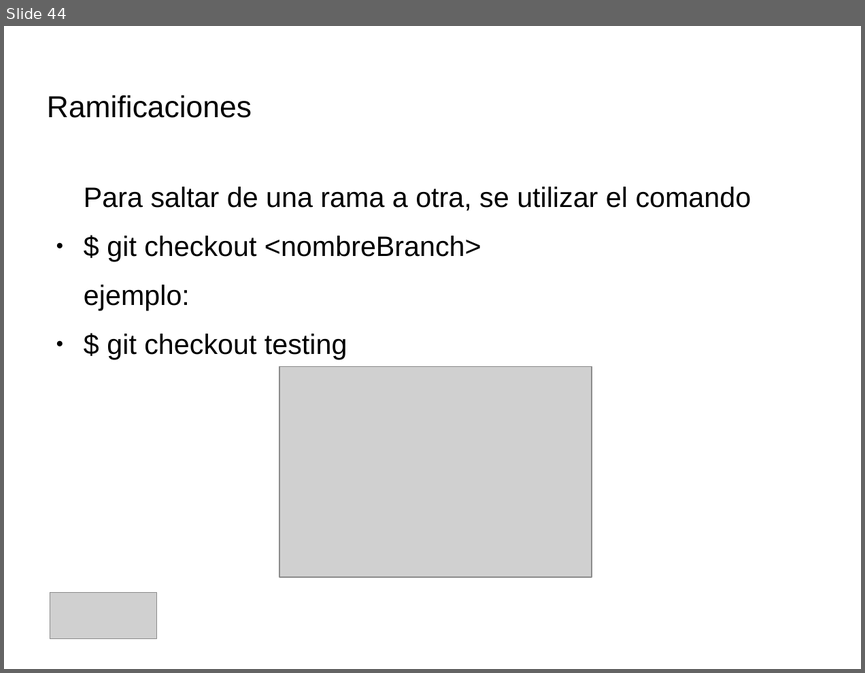
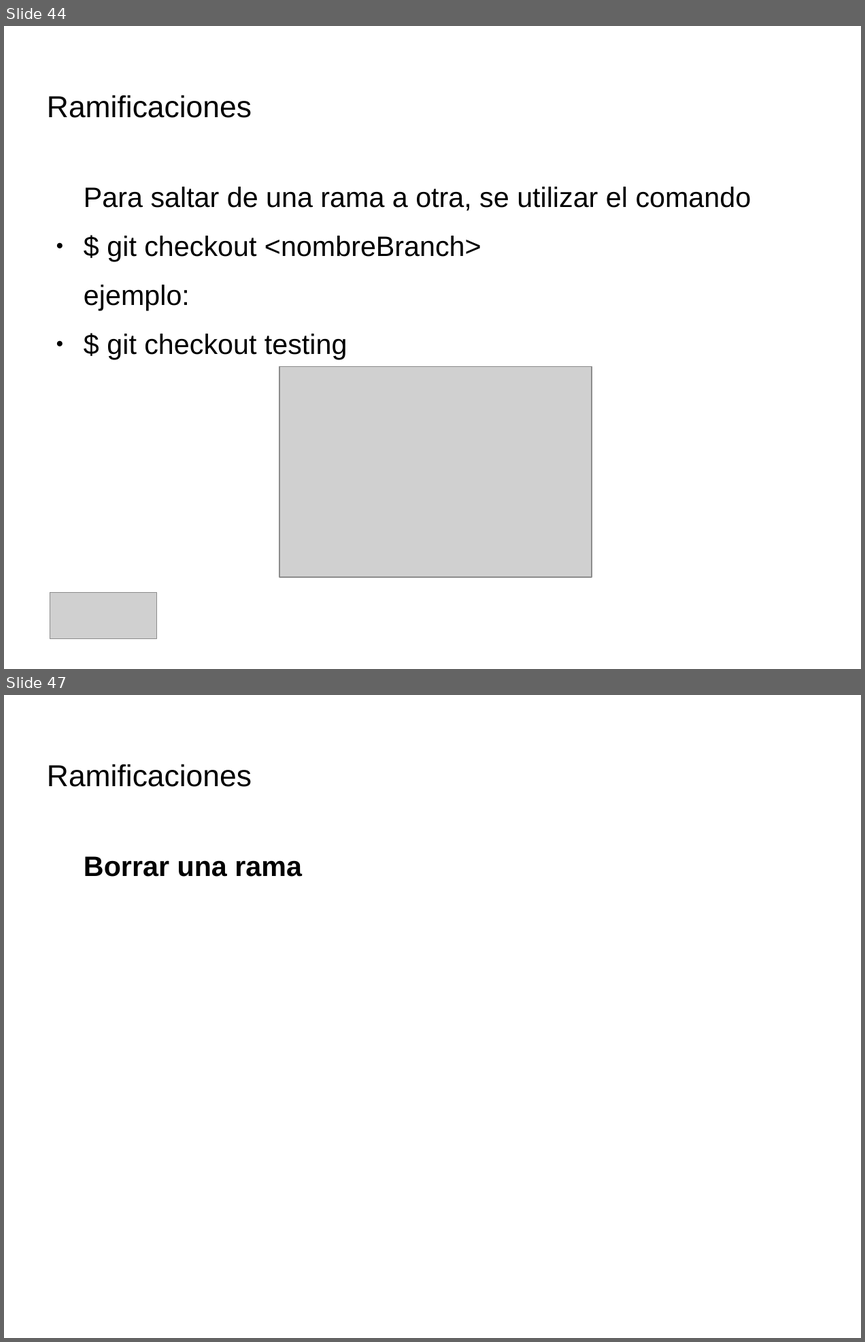
Before and after one commit to IllanPedro/Hardware, a slide deck: CursoGIT,GITHUB,SOURCETREE/Precentacion_Git.odp. Shown one above the other, each under a label of ours: slide 44 before the commit, slides 44 and 47 after it; the slides between them are not shown. The pictures are 865x673 and 865x1342 pixels, drawn with LibreOffice and Linux fonts; fonts in the diff are those of the drawing; grey boxes stand for pictures; background and template pictures are left out. Boxes give left, top, right and bottom in pixels: in the first picture for what was removed or moved away, otherwise in the second. Text is boxed around its words. In the diff, an @@ line names an element or a change of style, - is before the commit and + after.

```diff
--- a/CursoGIT,GITHUB,SOURCETREE/Precentacion_Git.odp
+++ b/CursoGIT,GITHUB,SOURCETREE/Precentacion_Git.odp
@@ slide 47 added at [4, 695, 861, 1338], background picture (left out) @@
@@ title added at [47, 764, 252, 787], 28 pt, text #000000 @@
+Ramificaciones
@@ text added at [84, 856, 302, 877], 26 pt, text #000000, bold @@
+Borrar una rama
```
Also in this commit, not shown: 1 slide changed, 2 other slides added, 1 slide removed, 1 other file.
